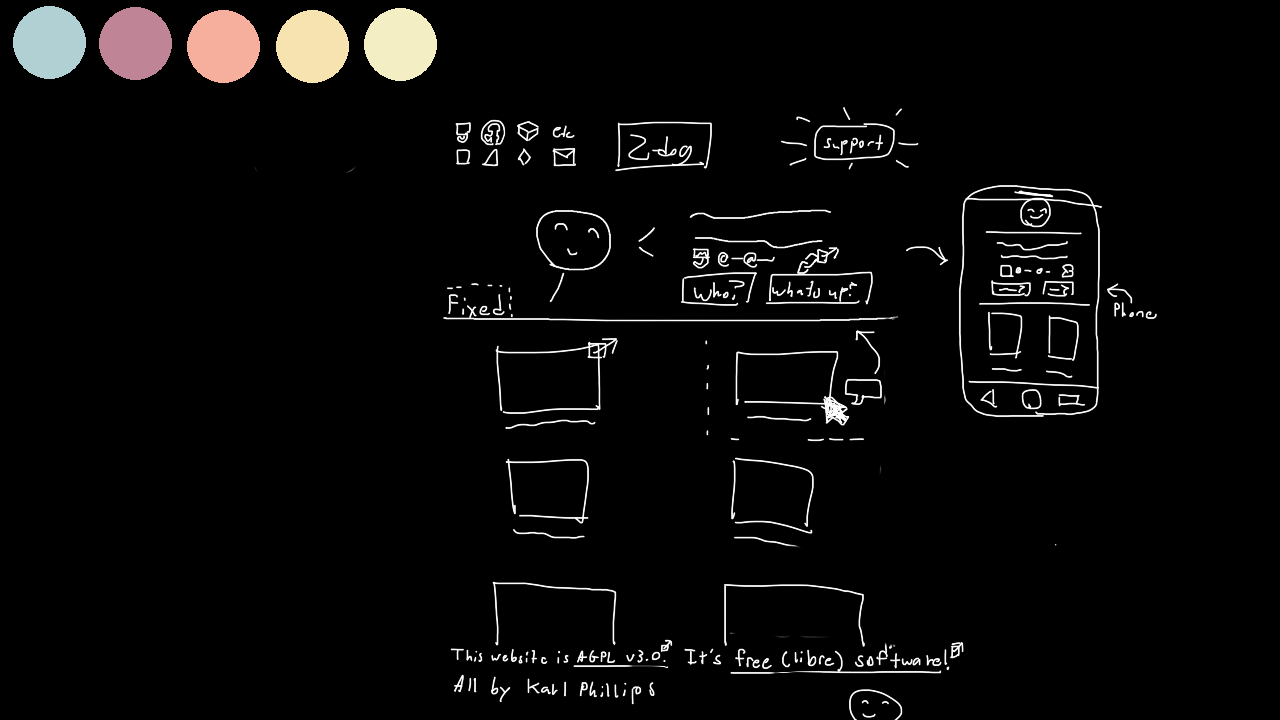
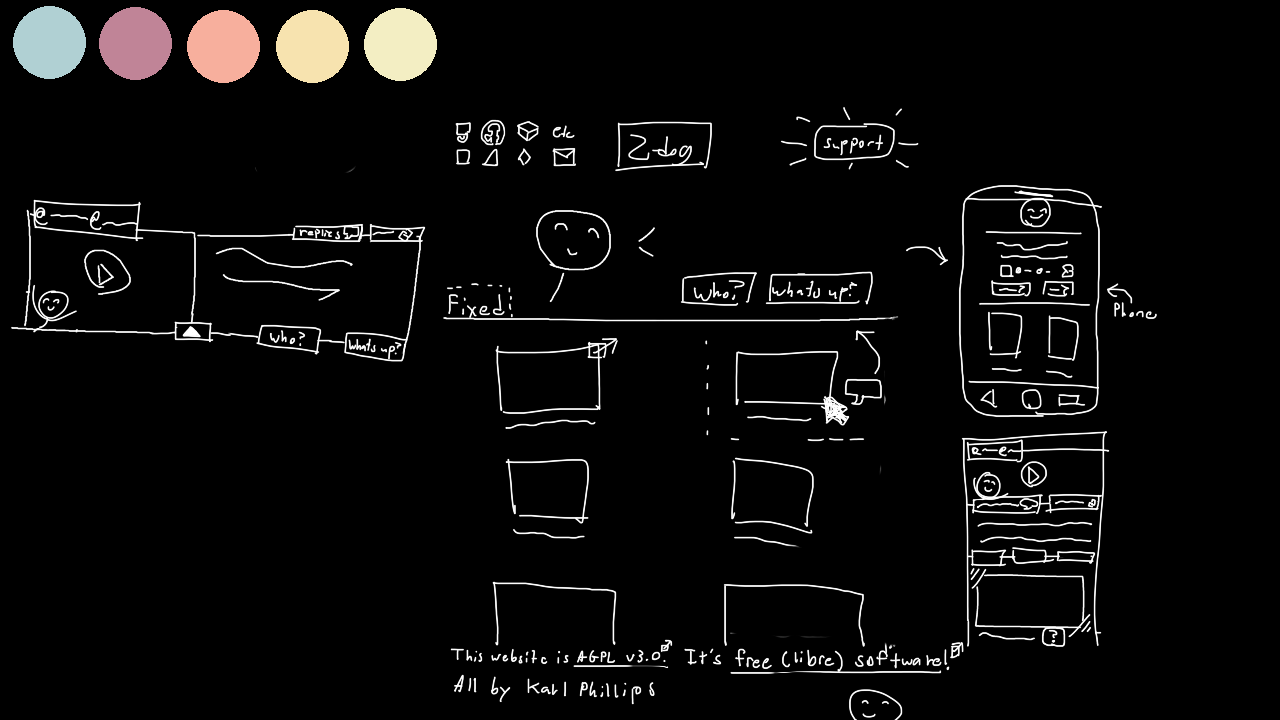
Before/after of a 1280 x 720 layered artwork. What changed in the layer stack:
painted on "Layer 8" over (x1=11, y1=199, x2=1110, y2=647)
painted on "night" over (x1=11, y1=199, x2=1110, y2=647)
painted on "Background" over (x1=11, y1=199, x2=1110, y2=647)
